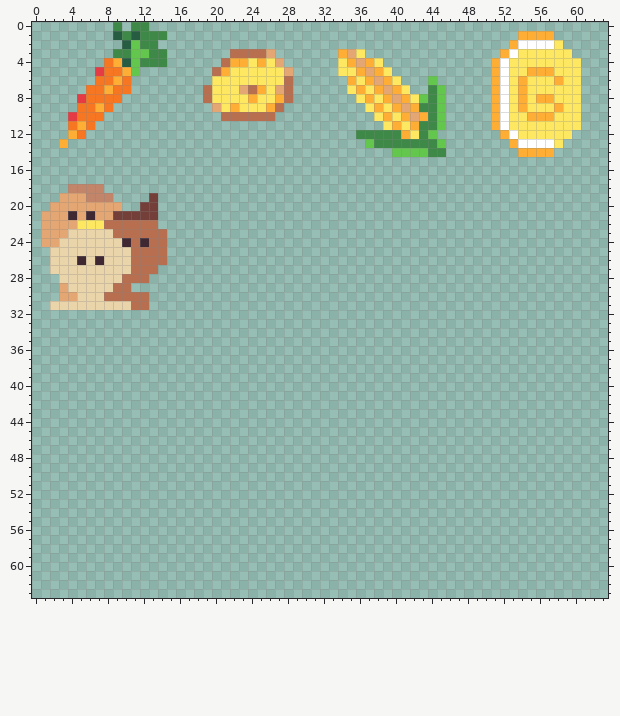
Pixel-art file: assets/raw/icons.aseprite. That is the earlier state.
64x64 pixels, 1 frame.
The result:
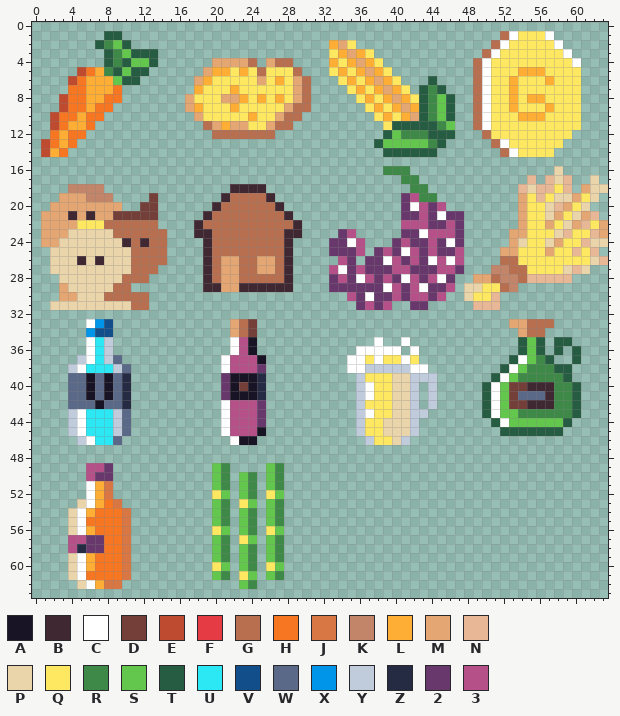
Palette (. is transparent): A #181425  B #3f2832  C #ffffff  D #743f39  E #be4a2f  F #e43b44  G #b86f50  H #f77622  J #d87644  K #c28569  L #feae34  M #e4a672  N #e8b796  P #ead4aa  Q #fee761  R #3e8948  S #63c74d  T #265c42  U #2ce8f5  V #124e89  W #5a6988  X #0095e9  Y #c0cbdc  Z #262b44  2 #68386c  3 #b55088
Diff:
Changed rows in their new state; - is an unchanged pixel.
first column x 1:
 0 --------.-..---------------------------------------------------
 1 -------T-.....-------------------------------------GCQQQC------
 2 ------TRS-...-------------------LMQ---------------GCQQQQQC-----
 3 -------T-STTT.-------.....------Q--LQ------------GCQQ-----C----
 4 -------TR--ST.-----MMMMG.MGG----L---------------GCQQ-------C---
 5 ----EHLRTSTT------ML--L-G--QG---QL--------------GCQQ-L--Q------
 6 ---EHLLLSTT------ML-----M-LQMG---Q---------T----GCQQLQ--LQ-----
 7 ---HHLL--.-------LQ--LQQQ-QQMG------------T-T---GCQQLQ---------
 8 --EHHLL---------MQQ-MMLQL--QMG------------T--T--GCQQLQL-Q------
 9 --EH-LH---------MLQQ-----QQMGG------------T--T--GCQQLQ--LQ-----
10 -EHHL------------MQQQQQLQQMGG-------------T--T--GCQQ-L--Q------
11 -EHL--------------GMLMMQQMGG-----------TTTTTRS--GCQQ-----------
12 -HLH---------------GGGGGGG---------...TSRR-TTT---GQQQ----------
13 EH-H--------------------------------.TSSSSS-T-----GCQQQQQ------
14 ELH-----------------------------------TTTTTT.------GCQQQQ------
16 --------------------------------------RRR----------------P-----
17 ----------------------------------------RR------------N-NPN--P-
18 ---------------------BBBB----------------RR----------NPNNQN-MPP
19 --------------------BGGGGB--------------23RR---------MQNQPPMQP-
20 -------------------BGGGGGGB-------------2C323--------MQQPNMQP--
21 ------------------BGGGGGGGGB------------2232C22------MQQPMQPMN-
22 -----------------BGGGGGGGGGGB-----------3332232------MQQMQPMNQM
23 -----------------BBGGGGGGGGBB----23-----22C3332-----MMQQQPNQQNM
24 ------------------BGGGGGGGGB----22C3---232232C2-----MPQQPMQQNPP
25 ------------------BGGGGGGGGB----2223-232C323223----MMQQQMQQNQN-
26 ------------------BGMMGGMMGB-----32-22C3232C3C3----GGQQQQQQQQPN
27 ------------------BGMMGGMMGB----3C2322233222332---KKGGQQQQPNP--
28 ------------------BGMMGGGGGB----232C3232C323C2--MMGKKGNNNNN----
29 ------------------BBMMBBBBBB----222222C323C223-PPQQGK----------
30 ----------------------------------32C22323323--PQQN------------
31 -----------------------------------2323--22-----NNN------------
33 -----CXV-------------MGD----------------------------MMGGG------
34 -----XVV-------------MGD-----------------------------MGG-------
35 -----CUY-------------C3A-------------C--C------------TST-TT----
36 -----CUY-------------C3A-----------CCCCC-C-----------TST-T-T---
37 ----YCUYW-----------C333A---------CCQCQQCQ----------TCSRT--T---
38 ---YCUUUYW----------C3332---------CCYYYYYCC--------TCSRRRTT----
39 ---WWAWAWZ----------2AAAZ----------YQQQPPYYY------TCSRRRRRT----
40 ---WWAWAWZ----------2ADAZ----------YCQQPPY-Y-----TCSDDBBBRRT---
41 ---WWAWAWZ----------2AAAZ----------YCQQPPY-Y-----TCSDWWWBRRT---
42 ---WWWAWWZ----------C3332----------YQQQPPY-Y-----TCSDDBBBRRT---
43 ---YCUUUYW----------C3332----------YCQQPPYY------TCSSRRRRRRT---
44 ---YCUUUYW----------C3332----------YQQPPPY--------TCSSSSSST----
45 ---YCUUUYW----------C333A----------YQQPPPY---------TTTTTTT-----
46 ----YCUUW------------CAA------------YQQPY----------------------
49 -----332-----------SR----SR------------------------------------
50 -----322-----------SR-SR-SR------------------------------------
51 -----CLJ-----------SR-SR-SR------------------------------------
52 -----CLJ-----------QS-SR-QS------------------------------------
53 ----PCLHJ----------SR-QS-SR------------------------------------
54 ---PCLHHHJ---------SR-SR-SR------------------------------------
55 ---PCHHHHJ---------SR-SR-SR------------------------------------
56 ---PCLHHHJ---------QS-SR-QS------------------------------------
57 ---3322HHJ---------SR-QS-SR------------------------------------
58 ---3Z22HHJ---------SR-SR-SR------------------------------------
59 ---PCLHHHJ---------SR-SR-SR------------------------------------
60 ---PCLHHHJ---------QS-SR-QS------------------------------------
61 ---PCHHHHJ---------SR-QS-SR------------------------------------
62 ----PCLJJ-------------SR---------------------------------------
Boxes around the changes in both pictures, in picture pixels (x1, y1, x2, y2):
changed: (41, 22, 608, 589)
